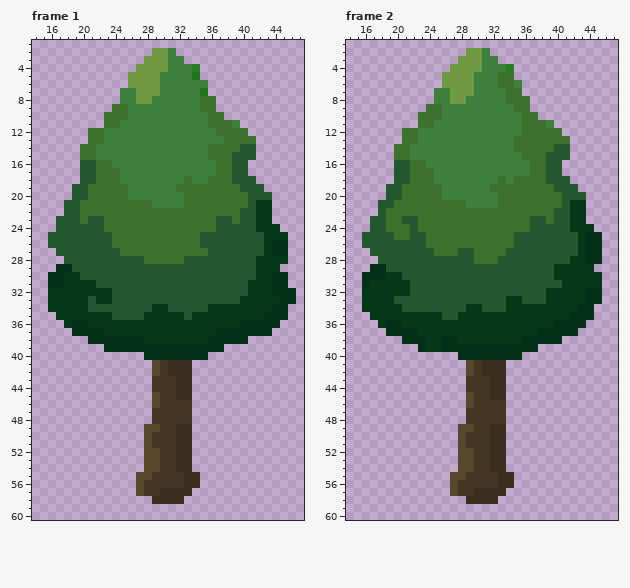
A pixel-art file gets an edit: res/images/world/decor/trees/tree02.aseprite. Above is the file before it was changed.
64x64 pixels, 4 frames. Shown: frame 1: x 14..47, y 1..60; frame 2: x 14..47, y 1..60. The commit also changed other frames, which this record leaves out.
After the commit:
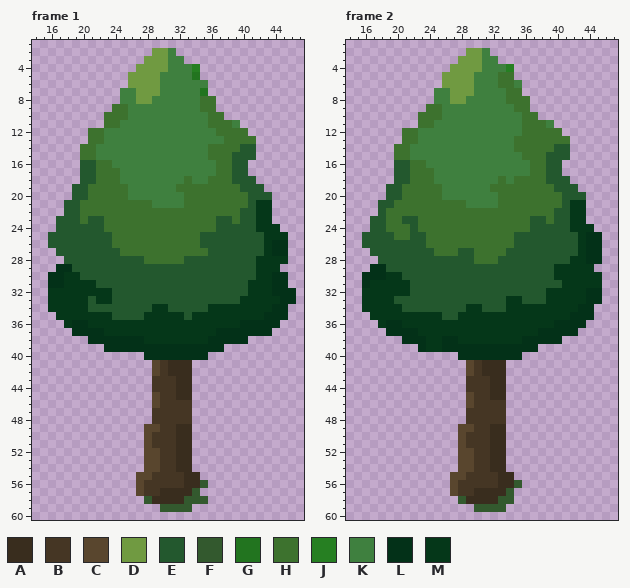
Palette (. is transparent): A #392d1e  B #453624  C #59462e  D #709a41  E #23582e  F #33592e  G #22741f  H #3d722e  J #267f22  K #3f803f  L #033118  M #053719
Edits made:
Frame 1:
Colour F now appears in row 56 at x 35; in row 57 at x 34; in row 58 at x 28 and 33 to 35; in row 59 at x 30 to 33.
Frame 2:
Colour F now appears in row 56 at x 35; in row 57 at x 34; in row 58 at x 28 and 33 to 34; in row 59 at x 30 to 33.
Where, in picture pixels (left, top, right, bottom), the same in both pictures:
added: (144, 480, 208, 512)
added: (458, 480, 522, 512)
